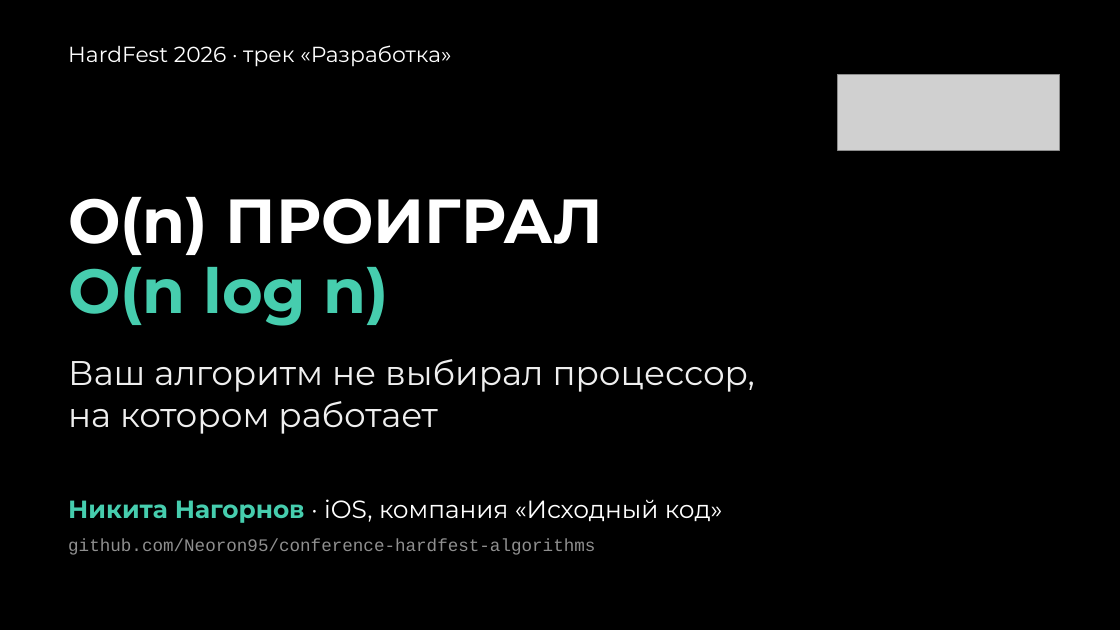
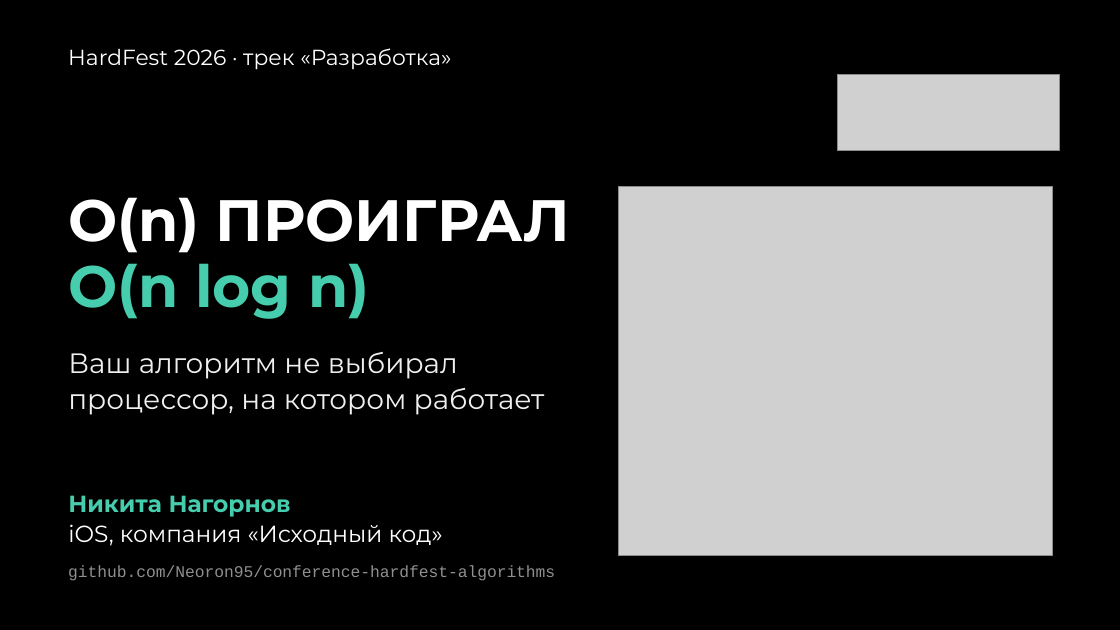
Before and after one commit to Neoron95/conference-hardfest-algorithms, a slide deck: slide 1 of prep/deck/hardfest2026_deck.pptx. Drawn at 1120x630 pixels with LibreOffice and Linux fonts; fonts in the diff are those of the drawing; grey boxes stand for pictures. Boxes give left, top, right and bottom in pixels: in the first picture for what was removed or moved away, otherwise in the second. Text is boxed around its words. In the diff, an @@ line names an element or a change of style, - is before the commit and + after.

```diff
--- a/prep/deck/hardfest2026_deck.pptx
+++ b/prep/deck/hardfest2026_deck.pptx
@@ text "O(n) ПРОИГРАЛ O(n log n)" at [68, 197, 570, 319]: size 40 to 37.5 pt; line spacing 45pt to 42.8pt @@
@@ picture added at [618, 187, 1053, 556] @@
@@ text "Ваш алгоритм не выбирал процессор, ..." at [68, 352, 545, 415]: size 22 to 18 pt; line spacing 27pt to 23.2pt @@
@@ text at [68, 495, 443, 546]: text changed; size 16 to 15 pt @@
-Никита Нагорнов · iOS, компания «Исходный код»
+Никита Нагорнов
+iOS, компания «Исходный код»
@@ text "github.com/Neoron95/conference-hardfest-algorithms": place and size @@
-text "github.com/Neoron95/conference-hardfest-algorithms" at [68, 539, 595, 555]
+text "github.com/Neoron95/conference-hardfest-algorithms" at [68, 565, 555, 581]
@@ text "github.com/Neoron95/conference-hardfest-algorithms" at [68, 565, 555, 581]: size 11.2 to 10.5 pt; line spacing 15pt to 13.5pt @@
```
Also in this commit, not shown: 45 other slides changed, 1 slide added, 1 slide removed, 3 other files.
